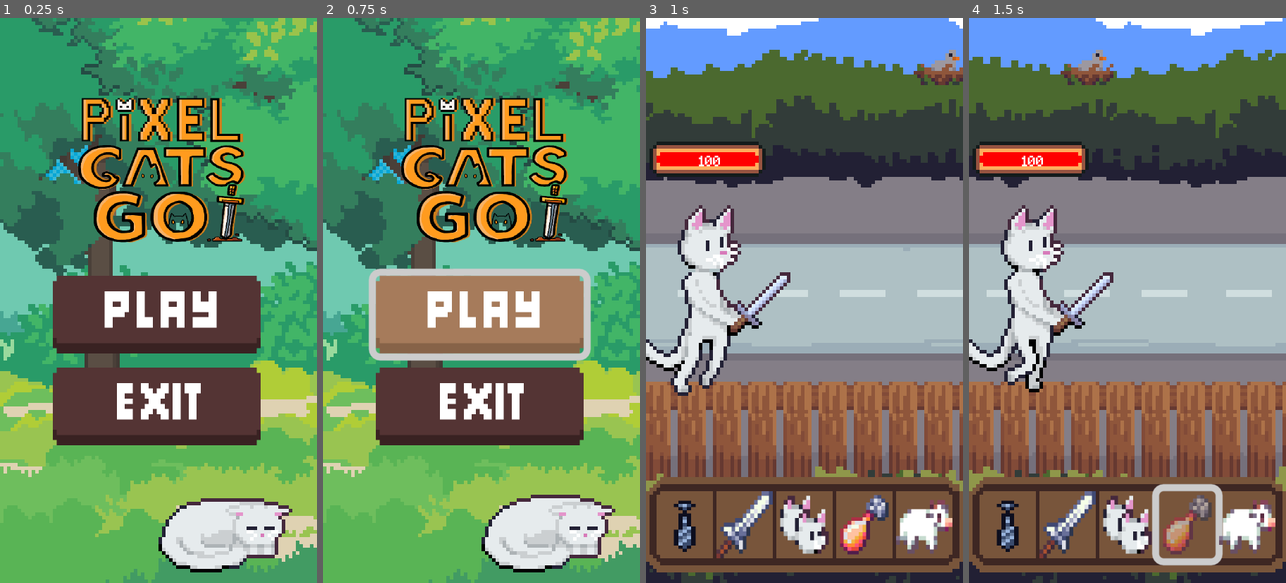
Above: before the commit, frames 1-4 (left to right).
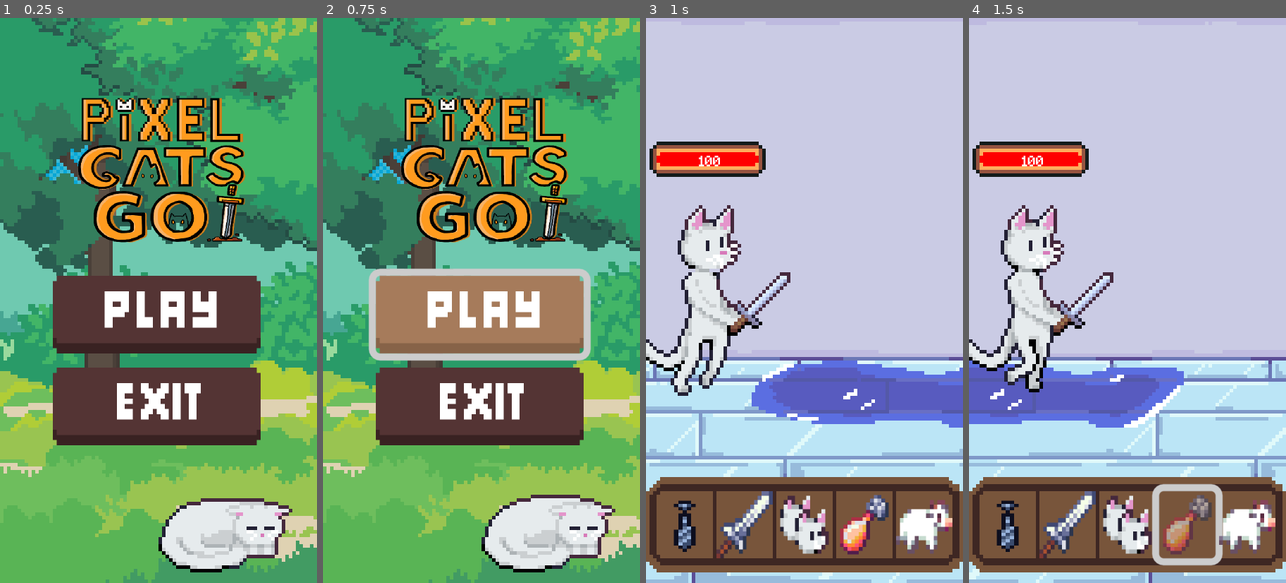
Above: after the commit, the same moments.

Repository: Maksim3l/PixelCats-Go
Game: Godot game, scene res://screens/title_screen.tscn
Same seed, same stepped clock (60 frames per second), same inputs: the game is played once before the commit and once after it. Sound files missing from this copy of the repository are replaced by a short silence.
Inputs (mouse positions are in pixels of both pictures, inside the frame that each line leads up to):
- Up to frame 1 (0.25 s): no input
- Up to frame 2 (0.75 s): click (478, 311) at 0.5 s
- Up to frame 3 (1 s): no input
- Up to frame 4 (1.5 s): click (1187, 526) at 1.25 s

Frames 1-2 are identical in both runs. In frame 3, 75% of the frame differs, in the area x 0-100%, y 0-100%; in frame 4, 75%.

Commit message:
fixed feeding action - treat value updates everytime you use treat, when there is no treats buttons disabled

Diff:
--- a/data/CatManager.tres
+++ b/data/CatManager.tres
@@ -7,15 +7,15 @@
 script = ExtResource("1_tbgf5")
 cat_name = "Whiskers"
 cat_sprite = "res://characters/main/main.png"
-max_health = 265
-current_health = 265
+max_health = 290
+current_health = 290
 attack = 11866
-temp_attack = 0
+temp_attack = 150
 defense = 6868
-temp_defense = 0
+temp_defense = 84
 experience = 0
 level = 1
-arena_level = 5
+arena_level = 0
 max_energy = 3
 energy = 3
 position = Vector2(0, 0)
--- a/data/GlobalDataSave.tres
+++ b/data/GlobalDataSave.tres
@@ -5,8 +5,8 @@
 [resource]
 script = ExtResource("1_rit5f")
 coming_from_last = &"Battle Arena"
-gold = -1410
-treat = 3
+gold = 1410
+treat = 1
 unlocked_pets = {
 "bunny_count": 2,
 "cow_count": 1,
--- a/global_data_handler.gd
+++ b/global_data_handler.gd
@@ -1,4 +1,6 @@
 extends Node
+
+signal treat_updated
 
 var global_data: GlobalData
 
@@ -40,3 +42,12 @@
 
 func has_pet(pet_name: String) -> bool:
 	return pet_name in global_data.bought_pets
+
+func use_treat(amount: int = 1):
+	if global_data.treat >= amount:
+		global_data.treat -= amount
+		save_game()
+		emit_signal("treat_updated", global_data.treat)
+		print("Signal sent for treat update:", global_data.treat)
+	else:
+		print("Nimaš dovolj treatov!")
--- a/screens/feeding_screen.tscn
+++ b/screens/feeding_screen.tscn
@@ -234,6 +234,9 @@
 
 [sub_resource type="Theme" id="Theme_s3vt7"]
 
+[sub_resource type="StyleBoxTexture" id="StyleBoxTexture_0n1h1"]
+texture = ExtResource("27_ykw7f")
+
 [sub_resource type="StyleBoxTexture" id="StyleBoxTexture_w0dfa"]
 texture = ExtResource("27_ykw7f")
 
@@ -245,6 +248,9 @@
 
 [sub_resource type="Theme" id="Theme_k6y6m"]
 
+[sub_resource type="StyleBoxTexture" id="StyleBoxTexture_kco8l"]
+texture = ExtResource("29_nxry8")
+
 [sub_resource type="StyleBoxTexture" id="StyleBoxTexture_s3vt7"]
 texture = ExtResource("29_nxry8")
 
@@ -256,6 +262,9 @@
 
 [sub_resource type="Theme" id="Theme_lvq3o"]
 
+[sub_resource type="StyleBoxTexture" id="StyleBoxTexture_poubv"]
+texture = ExtResource("31_k6y6m")
+
 [sub_resource type="StyleBoxTexture" id="StyleBoxTexture_sevf0"]
 texture = ExtResource("31_k6y6m")
 
@@ -267,6 +276,9 @@
 
 [sub_resource type="Theme" id="Theme_ssu4w"]
 
+[sub_resource type="StyleBoxTexture" id="StyleBoxTexture_5hlbg"]
+texture = ExtResource("32_q2jt1")
+
 [sub_resource type="StyleBoxTexture" id="StyleBoxTexture_vvhym"]
 texture = ExtResource("32_q2jt1")
 
@@ -277,6 +289,9 @@
 texture = ExtResource("33_pfndq")
 
 [sub_resource type="Theme" id="Theme_mdce0"]
+
+[sub_resource type="StyleBoxTexture" id="StyleBoxTexture_24g8n"]
+texture = ExtResource("29_nmocj")
 
 [sub_resource type="StyleBoxTexture" id="StyleBoxTexture_em556"]
 texture = ExtResource("29_nmocj")
@@ -385,66 +400,71 @@
 size_flags_vertical = 8
 theme = SubResource("Theme_herb4")
 
-[node name="TextureRect" type="TextureRect" parent="Organizer/UIBottom"]
+[node name="BottomUI" type="TextureRect" parent="Organizer/UIBottom"]
 layout_mode = 2
 texture = ExtResource("26_kii78")
 
-[node name="Bisquit" type="Button" parent="Organizer/UIBottom/TextureRect"]
+[node name="Bisquit" type="Button" parent="Organizer/UIBottom/BottomUI"]
 layout_mode = 2
 offset_left = 68.0
 offset_top = 6.0
 offset_right = 84.0
 offset_bottom = 25.0
 theme = SubResource("Theme_s3vt7")
+theme_override_styles/disabled = SubResource("StyleBoxTexture_0n1h1")
 theme_override_styles/hover = SubResource("StyleBoxTexture_w0dfa")
 theme_override_styles/pressed = SubResource("StyleBoxTexture_crch5")
 theme_override_styles/normal = SubResource("StyleBoxTexture_svr4l")
 
-[node name="Catnip" type="Button" parent="Organizer/UIBottom/TextureRect"]
+[node name="Catnip" type="Button" parent="Organizer/UIBottom/BottomUI"]
 layout_mode = 2
 offset_left = 85.0
 offset_top = 6.0
 offset_right = 101.0
 offset_bottom = 25.0
 theme = SubResource("Theme_k6y6m")
+theme_override_styles/disabled = SubResource("StyleBoxTexture_kco8l")
 theme_override_styles/hover = SubResource("StyleBoxTexture_s3vt7")
 theme_override_styles/pressed = SubResource("StyleBoxTexture_mdce0")
 theme_override_styles/normal = SubResource("StyleBoxTexture_d18q6")
 
-[node name="Soft" type="Button" parent="Organizer/UIBottom/TextureRect"]
+[node name="Soft" type="Button" parent="Organizer/UIBottom/BottomUI"]
 layout_mode = 2
 offset_left = 102.0
 offset_top = 6.0
 offset_right = 118.0
 offset_bottom = 25.0
 theme = SubResource("Theme_lvq3o")
+theme_override_styles/disabled = SubResource("StyleBoxTexture_poubv")
 theme_override_styles/hover = SubResource("StyleBoxTexture_sevf0")
 theme_override_styles/pressed = SubResource("StyleBoxTexture_v8lst")
 theme_override_styles/normal = SubResource("StyleBoxTexture_herb4")
 
-[node name="Packet" type="Button" parent="Organizer/UIBottom/TextureRect"]
+[node name="Packet" type="Button" parent="Organizer/UIBottom/BottomUI"]
 layout_mode = 2
 offset_left = 119.0
 offset_top = 6.0
 offset_right = 135.0
 offset_bottom = 25.0
 theme = SubResource("Theme_ssu4w")
+theme_override_styles/disabled = SubResource("StyleBoxTexture_5hlbg")
 theme_override_styles/hover = SubResource("StyleBoxTexture_vvhym")
 theme_override_styles/pressed = SubResource("StyleBoxTexture_lvq3o")
 theme_override_styles/normal = SubResource("StyleBoxTexture_er8by")
 
-[node name="Fish" type="Button" parent="Organizer/UIBottom/TextureRect"]
+[node name="Fish" type="Button" parent="Organizer/UIBottom/BottomUI"]
 layout_mode = 2
 offset_left = 136.0
 offset_top = 6.0
 offset_right = 152.0
 offset_bottom = 25.0
 theme = SubResource("Theme_mdce0")
+theme_override_styles/disabled = SubResource("StyleBoxTexture_24g8n")
 theme_override_styles/hover = SubResource("StyleBoxTexture_em556")
 theme_override_styles/pressed = SubResource("StyleBoxTexture_1mkey")
 theme_override_styles/normal = SubResource("StyleBoxTexture_4afrj")
 
-[node name="AudioStreamPlayer2D" type="AudioStreamPlayer2D" parent="Organizer/UIBottom/TextureRect"]
+[node name="AudioStreamPlayer2D" type="AudioStreamPlayer2D" parent="Organizer/UIBottom/BottomUI"]
 stream = ExtResource("37_k6y6m")
 volume_db = 1.0
 
@@ -525,8 +545,8 @@
 
 [connection signal="body_entered" from="Organizer/CenterBG/ParallaxBackground/ParallaxLayer/Switchbox" to="Organizer/CenterBG/ParallaxBackground" method="_on_switchbox_body_entered"]
 [connection signal="pressed" from="Organizer/UICenter/Back" to="Organizer" method="_on_back_pressed"]
-[connection signal="pressed" from="Organizer/UIBottom/TextureRect/Bisquit" to="Organizer" method="_on_bisquit_pressed"]
-[connection signal="pressed" from="Organizer/UIBottom/TextureRect/Catnip" to="Organizer" method="_on_catnip_pressed"]
-[connection signal="pressed" from="Organizer/UIBottom/TextureRect/Soft" to="Organizer" method="_on_soft_pressed"]
-[connection signal="pressed" from="Organizer/UIBottom/TextureRect/Packet" to="Organizer" method="_on_packet_pressed"]
-[connection signal="pressed" from="Organizer/UIBottom/TextureRect/Fish" to="Organizer" method="_on_fish_pressed"]
+[connection signal="pressed" from="Organizer/UIBottom/BottomUI/Bisquit" to="Organizer" method="_on_bisquit_pressed"]
+[connection signal="pressed" from="Organizer/UIBottom/BottomUI/Catnip" to="Organizer" method="_on_catnip_pressed"]
+[connection signal="pressed" from="Organizer/UIBottom/BottomUI/Soft" to="Organizer" method="_on_soft_pressed"]
+[connection signal="pressed" from="Organizer/UIBottom/BottomUI/Packet" to="Organizer" method="_on_packet_pressed"]
+[connection signal="pressed" from="Organizer/UIBottom/BottomUI/Fish" to="Organizer" method="_on_fish_pressed"]
--- a/scripts/feed_action.gd
+++ b/scripts/feed_action.gd
@@ -1,55 +1,78 @@
 extends CanvasLayer
 
 @onready var audio1 = $UICenter/AudioStreamPlayer2D
-@onready var audio = $UIBottom/TextureRect/AudioStreamPlayer2D
-@onready var mbtn = $UIBottom/Bisquit
-@onready var fbtn = $UIBottom/Catnip
-@onready var ebtn = $UIBottom/Soft
-@onready var abtn = $UIBottom/Packet
-@onready var pbtn = $UIBottom/Fish
+@onready var audio = $UIBottom/BottomUI/AudioStreamPlayer2D
+@onready var mbtn = $UIBottom/BottomUI/Bisquit
+@onready var fbtn = $UIBottom/BottomUI/Catnip
+@onready var ebtn = $UIBottom/BottomUI/Soft
+@onready var abtn = $UIBottom/BottomUI/Packet
+@onready var pbtn = $UIBottom/BottomUI/Fish
 
 var active_cat
 var global_data
-
-var custom_font = preload("res://resources/pixel_sans.ttf")
 
 func _ready():
 	active_cat = CatHandler.get_active_cat()
 	global_data = GlobalDataHandler.global_data
 
+	update_button_states()
 
-
-# Here to be copy and paisted for convenience
-# get_tree().change_scene_to_file("res://screens/battle.tscn")
+func update_button_states():
+	# Disable buttons if no treats left
+	var has_treats = global_data.treat > 0
+	mbtn.disabled = not has_treats
+	fbtn.disabled = not has_treats
+	ebtn.disabled = not has_treats
+	abtn.disabled = not has_treats
+	pbtn.disabled = not has_treats
 
 func _on_bisquit_pressed():
-	audio.play()
+	if global_data.treat > 0:
+		audio.play()
 
+		# Heal the cat
+		var heal_amount = min(30, active_cat.max_health - active_cat.current_health)
+		active_cat.current_health += heal_amount
 
-	if (active_cat.current_health < active_cat.max_health):
-		if ((active_cat.max_health-active_cat.current_health) < 30):
-			active_cat.current_health == active_cat.max_health
-		else:
-			active_cat.current_health += 30
+		# Deduct a treat
+		GlobalDataHandler.use_treat(1)
+
+		print("Healed for", heal_amount, "HP. Remaining treats:", global_data.treat)
+
+		update_button_states()
 
 func _on_catnip_pressed():
-	audio.play()
-	active_cat.temp_attack += 10
+	if global_data.treat > 0:
+		audio.play()
+		active_cat.temp_attack += 10
+		GlobalDataHandler.use_treat(1)
+
+		update_button_states()
 
 func _on_soft_pressed():
-	audio.play()
-	active_cat.temp_defense += 12
+	if global_data.treat > 0:
+		audio.play()
+		active_cat.temp_defense += 12
+		GlobalDataHandler.use_treat(1)
 
+		update_button_states()
 
 func _on_packet_pressed():
-	audio.play()
-	active_cat.max_health += 5
-	active_cat.current_health += 5
+	if global_data.treat > 0:
+		audio.play()
+		active_cat.max_health += 5
+		active_cat.current_health += 5
+		GlobalDataHandler.use_treat(1)
+
+		update_button_states()
 
 func _on_fish_pressed():
-	audio.play()
-	active_cat.energy = active_cat.max_energy
+	if global_data.treat > 0:
+		audio.play()
+		active_cat.energy = active_cat.max_energy
+		GlobalDataHandler.use_treat(1)
 
+		update_button_states()
 
 func _on_back_pressed():
 	audio1.play()
--- a/scripts/feeding_screen.gd
+++ b/scripts/feeding_screen.gd
@@ -1,5 +1,6 @@
 extends Node2D
-@onready var treat = $"Organizer/UITop/ProfileUI/Treat/value"
+
+@onready var treat_label = $"Organizer/UITop/ProfileUI/Treat/value"
 @onready var energy = $"Organizer/UITop/ProfileUI/Energy/value"
 @onready var gold = $"Organizer/UITop/ProfileUI/Gold/value"
 @export var player_character: Node2D
@@ -22,7 +23,15 @@
 
 	energy.text = str(active_cat.energy) + "/" + str(active_cat.max_energy)
 	gold.text = str(global_data.gold)
-	treat.text = str(global_data.treat)
+	update_treat_display(global_data.treat)
 
+	# Pravilno poveži signal
+	GlobalDataHandler.connect("treat_updated", Callable(self, "_on_treat_updated"))
+	return true
 
-	return true
+func update_treat_display(new_treat_value):
+	treat_label.text = str(new_treat_value)
+
+func _on_treat_updated(new_treat_value):
+	print("Treat updated:", new_treat_value)
+	update_treat_display(new_treat_value)
Not shown: 1 places in screens/feeding_screen.tscn that only renumber resources
Binary file changed: themes/UI_images/CatNipIconHover.png
Binary file changed: themes/UI_images/CatNipIconNormal.png
Binary file changed: themes/UI_images/biscuitIconHover.png
Binary file changed: themes/UI_images/biscuitIconNormal.png
Binary file changed: themes/UI_images/fishIconHover.png
Binary file changed: themes/UI_images/fishIconNormal.png
Binary file changed: themes/UI_images/packetHover.png
Binary file changed: themes/UI_images/packetNormal.png
Binary file changed: themes/UI_images/softFoodHover.png
Binary file changed: themes/UI_images/softFoodNormal.png
Binary file added: themes/UI_images/treatIcon.png
(and 2 more such lines)
